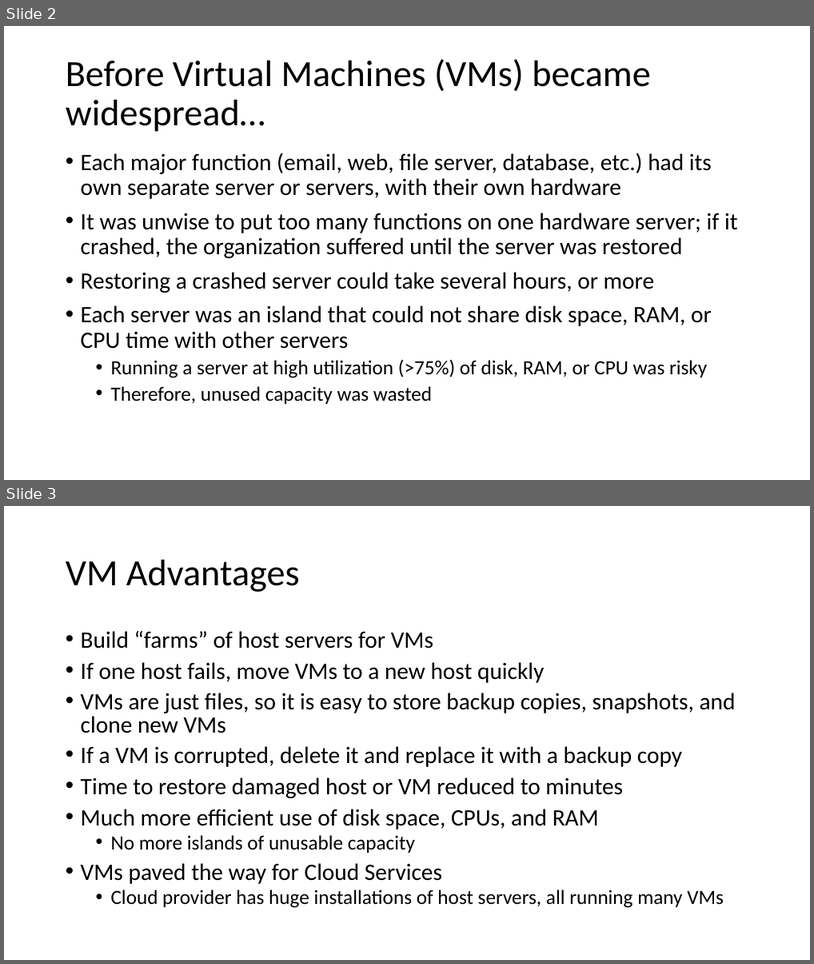
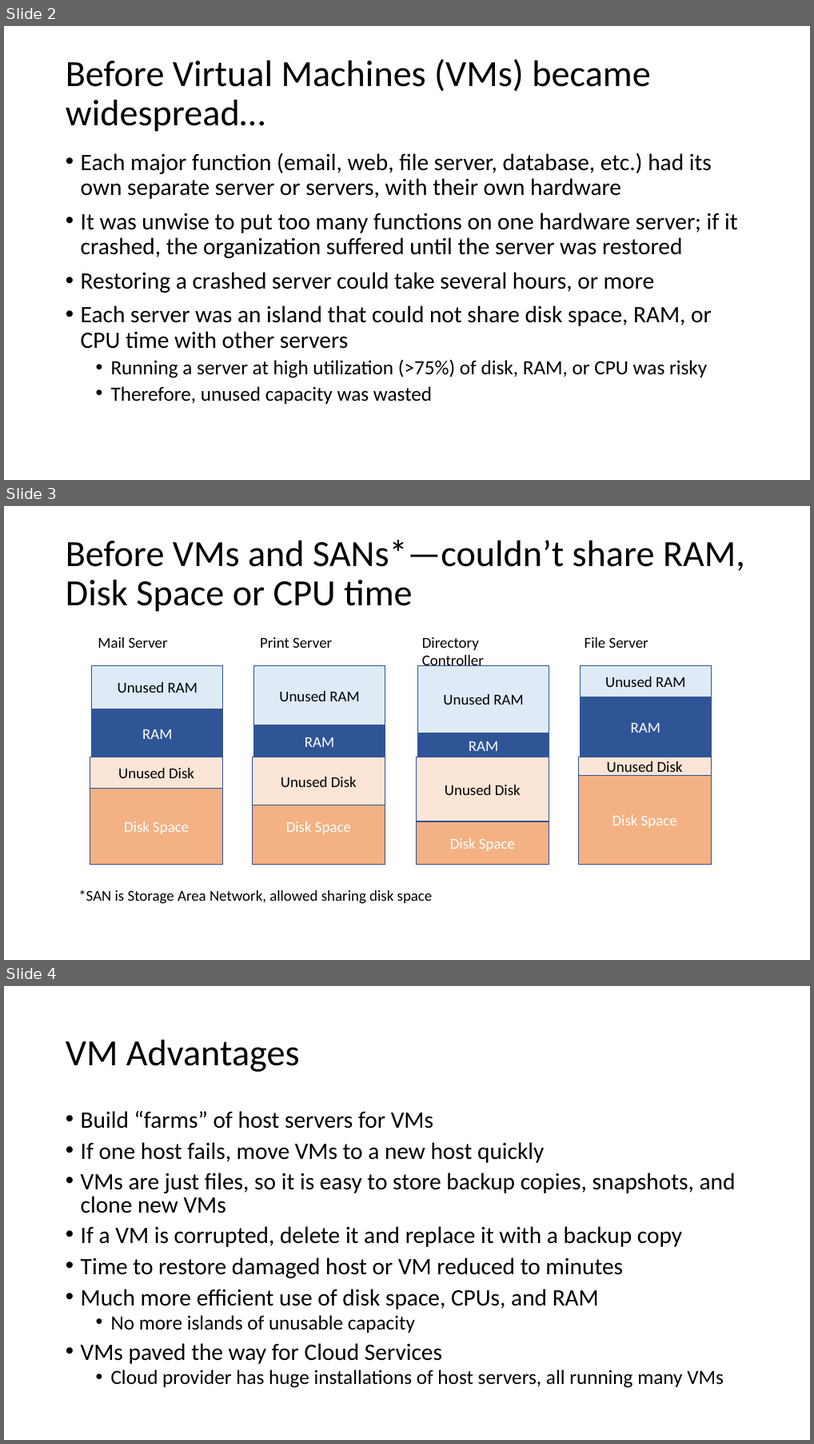
Before and after one commit to john-r2/CyberSec-Modules, a slide deck: 2.VM_Cloud/Virtual Machines.pptx. Shown one above the other, each under a label of ours: slides 2 and 3 before the commit, slides 2, 3 and 4 after it. The pictures are 814x964 and 814x1444 pixels, drawn with LibreOffice and Linux fonts; fonts in the diff are those of the drawing. Boxes give left, top, right and bottom in pixels: in the first picture for what was removed or moved away, otherwise in the second. Text is boxed around its words. In the diff, an @@ line names an element or a change of style, - is before the commit and + after.

```diff
--- a/2.VM_Cloud/Virtual Machines.pptx
+++ b/2.VM_Cloud/Virtual Machines.pptx
@@ slide 3 added at bbox=[4, 506, 810, 960], background #FFFFFF @@
@@ title added at bbox=[66, 540, 746, 612], 44 pt, text #000000 @@
+Before VMs and SANs*—couldn’t share RAM, Disk Space or CPU time
@@ text added at bbox=[98, 637, 168, 648], 18 pt, text #000000 @@
+Mail Server
@@ text added at bbox=[260, 637, 332, 648], 18 pt, text #000000 @@
+Print Server
@@ text added at bbox=[422, 637, 484, 666], 18 pt, text #000000 @@
+Directory Controller
@@ text added at bbox=[585, 637, 649, 648], 18 pt, text #000000 @@
+File Server
@@ rectangle added at bbox=[92, 666, 223, 864], fill #4472C4, outline #325491 1 pt @@
@@ rectangle added at bbox=[92, 666, 223, 708], fill #DEEBF7, outline #325491 1 pt, 18 pt, text #000000 @@
+Unused RAM
@@ rectangle added at bbox=[254, 666, 386, 864], fill #4472C4, outline #325491 1 pt @@
@@ rectangle added at bbox=[254, 666, 386, 725], fill #DEEBF7, outline #325491 1 pt, 18 pt, text #000000 @@
+Unused RAM
@@ rectangle added at bbox=[418, 666, 550, 864], fill #4472C4, outline #325491 1 pt @@
@@ rectangle added at bbox=[418, 666, 550, 733], fill #DEEBF7, outline #325491 1 pt, 18 pt, text #000000 @@
+Unused RAM
@@ rectangle added at bbox=[581, 666, 712, 864], fill #4472C4, outline #325491 1 pt @@
@@ rectangle added at bbox=[581, 666, 712, 697], fill #DEEBF7, outline #325491 1 pt, 18 pt, text #000000 @@
+Unused RAM
@@ rectangle added at bbox=[581, 696, 712, 757], fill #2F5597, outline #325491 1 pt, 18 pt, text #FFFFFF @@
+RAM
@@ rectangle added at bbox=[92, 708, 223, 757], fill #2F5597, outline #325491 1 pt, 18 pt, text #FFFFFF @@
+RAM
@@ rectangle added at bbox=[254, 725, 386, 757], fill #2F5597, outline #325491 1 pt, 18 pt, text #FFFFFF @@
+RAM
@@ rectangle added at bbox=[418, 733, 550, 757], fill #2F5597, outline #325491 1 pt, 18 pt, text #FFFFFF @@
+RAM
@@ rectangle added at bbox=[90, 757, 223, 788], fill #FBE5D6, outline #325491 1 pt, 18 pt, text #000000 @@
+Unused Disk
@@ rectangle added at bbox=[253, 757, 386, 805], fill #FBE5D6, outline #325491 1 pt, 18 pt, text #000000 @@
+Unused Disk
@@ rectangle added at bbox=[417, 757, 550, 821], fill #FBE5D6, outline #325491 1 pt, 18 pt, text #000000 @@
+Unused Disk
@@ rectangle added at bbox=[578, 757, 712, 776], fill #FBE5D6, outline #325491 1 pt, 18 pt, text #000000 @@
+Unused Disk
@@ rectangle added at bbox=[90, 788, 223, 864], fill #F4B183, outline #325491 1 pt, 18 pt, text #FFFFFF @@
+Disk Space
@@ rectangle added at bbox=[253, 788, 386, 864], fill #F4B183, outline #325491 1 pt, 18 pt, text #FFFFFF @@
+Disk Space
@@ rectangle added at bbox=[578, 776, 712, 864], fill #F4B183, outline #325491 1 pt, 18 pt, text #FFFFFF @@
+Disk Space
@@ rectangle added at bbox=[417, 821, 550, 864], fill #F4B183, outline #325491 1 pt, 18 pt, text #FFFFFF @@
+Disk Space
@@ text added at bbox=[78, 889, 433, 904], 18 pt, text #000000 @@
+*SAN is Storage Area Network, allowed sharing disk space
@@ what was slide 3 is now slide 4 @@
```
Also in this commit, not shown: 2 slides changed, 1 other slide added, 3 other files.
